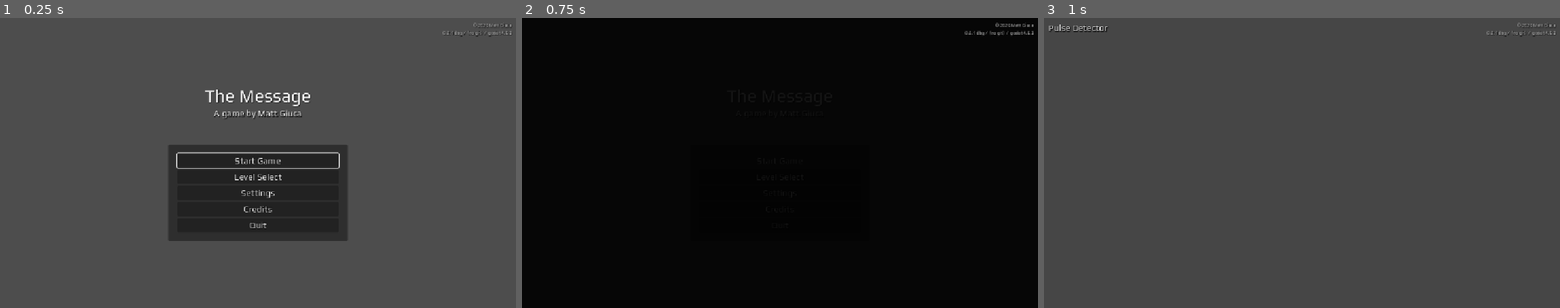
Above: before the commit, frames 1-3 (left to right).
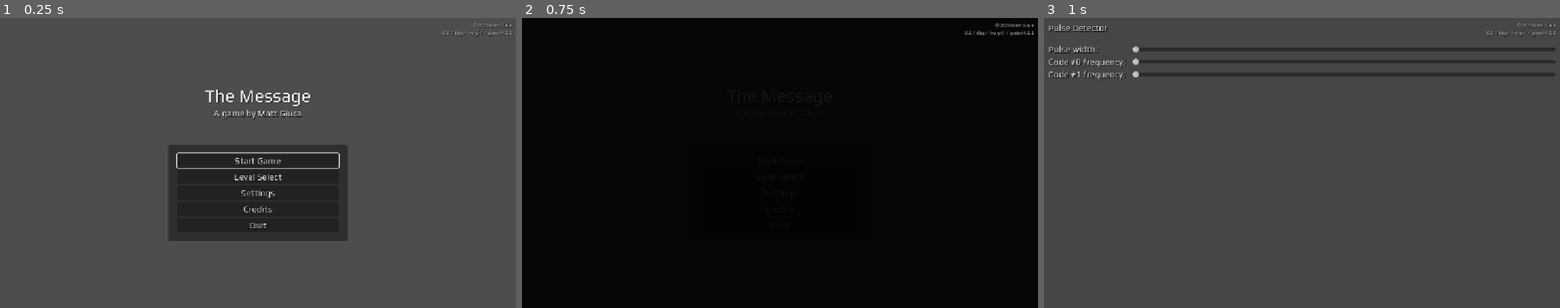
Above: after the commit, the same moments.

Repository: mgiuca/message-game
Game: Godot game, scene res://scenes/main.tscn
The game is run twice, just before and just after one commit, with the same random seed, the same clock (stepped at 60 frames per second) and the same inputs.
Inputs:
- Up to frame 1 (0.25 s): no input
- Up to frame 2 (0.75 s): click "Start Game" at 0.5 s
- Up to frame 3 (1 s): no input

Frames 1-2 are identical in both runs. In frame 3, 3.0% of the frame differs, in the area x 0-100%, y 9-22%.

Commit message:
PulseDetector: Basic layout.

Diff:
--- a/scenes/levels/pulse_detector.tscn
+++ b/scenes/levels/pulse_detector.tscn
@@ -5,3 +5,53 @@
 
 [node name="PulseDetector" unique_id=1360869222 instance=ExtResource("1_ybs3c")]
 script = ExtResource("2_baup0")
+
+[node name="MarginContainer" type="MarginContainer" parent="." index="1" unique_id=1716162888]
+layout_mode = 1
+anchors_preset = 15
+anchor_right = 1.0
+anchor_bottom = 1.0
+grow_horizontal = 2
+grow_vertical = 2
+
+[node name="VBoxContainer" type="VBoxContainer" parent="MarginContainer" index="0" unique_id=1114240750]
+layout_mode = 2
+
+[node name="Spacer" type="Control" parent="MarginContainer/VBoxContainer" index="0" unique_id=479684061]
+custom_minimum_size = Vector2(0, 40)
+layout_mode = 2
+
+[node name="TextureRect" type="TextureRect" parent="MarginContainer/VBoxContainer" index="1" unique_id=586325971]
+layout_mode = 2
+
+[node name="GridContainer" type="GridContainer" parent="MarginContainer/VBoxContainer" index="2" unique_id=397670952]
+layout_mode = 2
+theme_override_constants/h_separation = 15
+columns = 2
+
+[node name="Label" type="Label" parent="MarginContainer/VBoxContainer/GridContainer" index="0" unique_id=332318623]
+layout_mode = 2
+text = "Pulse width:"
+
+[node name="SldPulseWidth" type="HSlider" parent="MarginContainer/VBoxContainer/GridContainer" index="1" unique_id=1303130098]
+layout_mode = 2
+size_flags_horizontal = 3
+size_flags_vertical = 4
+
+[node name="Label2" type="Label" parent="MarginContainer/VBoxContainer/GridContainer" index="2" unique_id=2126644516]
+layout_mode = 2
+text = "Code #0 frequency:"
+
+[node name="SldFreqZero" type="HSlider" parent="MarginContainer/VBoxContainer/GridContainer" index="3" unique_id=1617815633]
+layout_mode = 2
+size_flags_horizontal = 3
+size_flags_vertical = 4
+
+[node name="Label3" type="Label" parent="MarginContainer/VBoxContainer/GridContainer" index="4" unique_id=2012870702]
+layout_mode = 2
+text = "Code #1 frequency:"
+
+[node name="SldFreqOne" type="HSlider" parent="MarginContainer/VBoxContainer/GridContainer" index="5" unique_id=431763478]
+layout_mode = 2
+size_flags_horizontal = 3
+size_flags_vertical = 4
